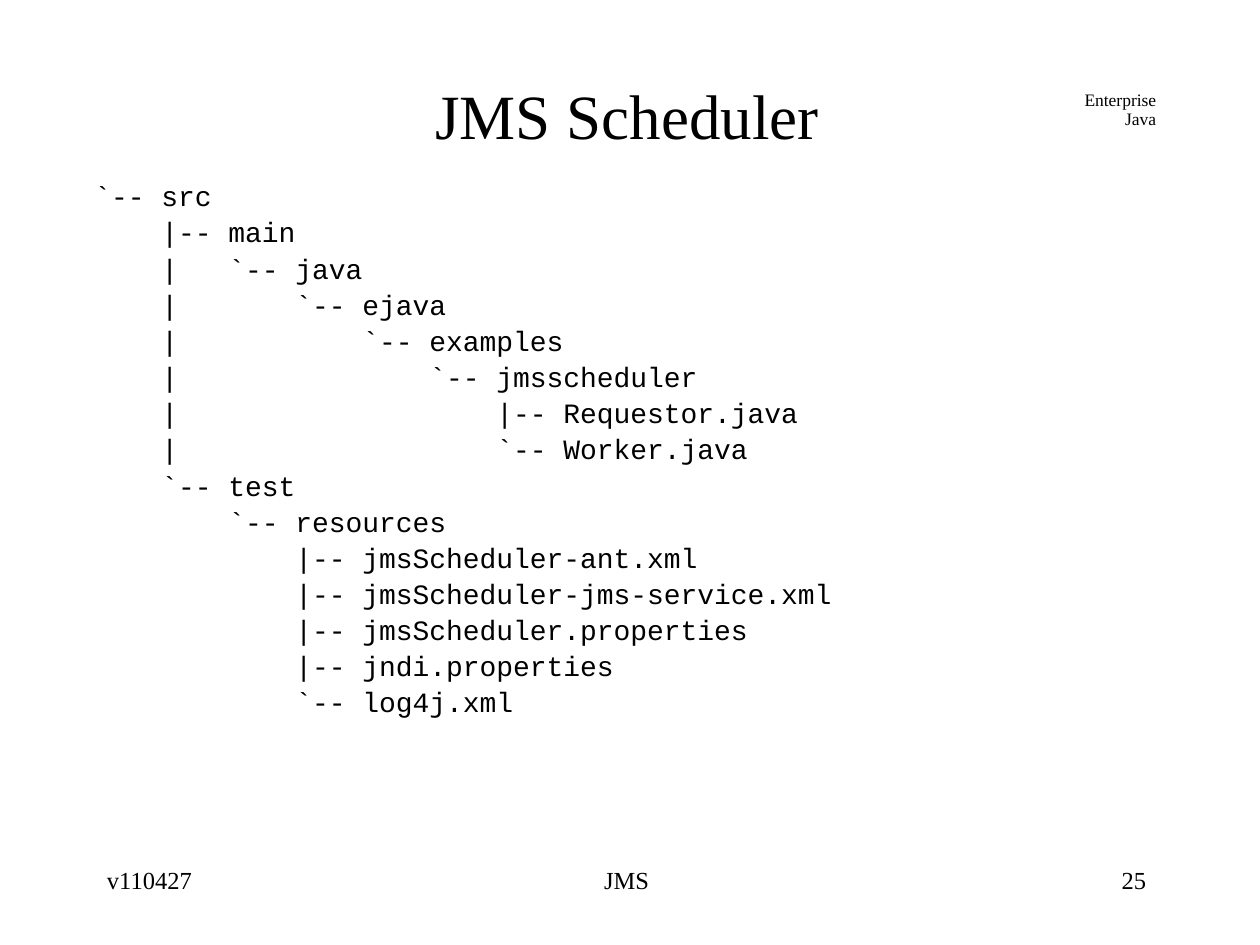
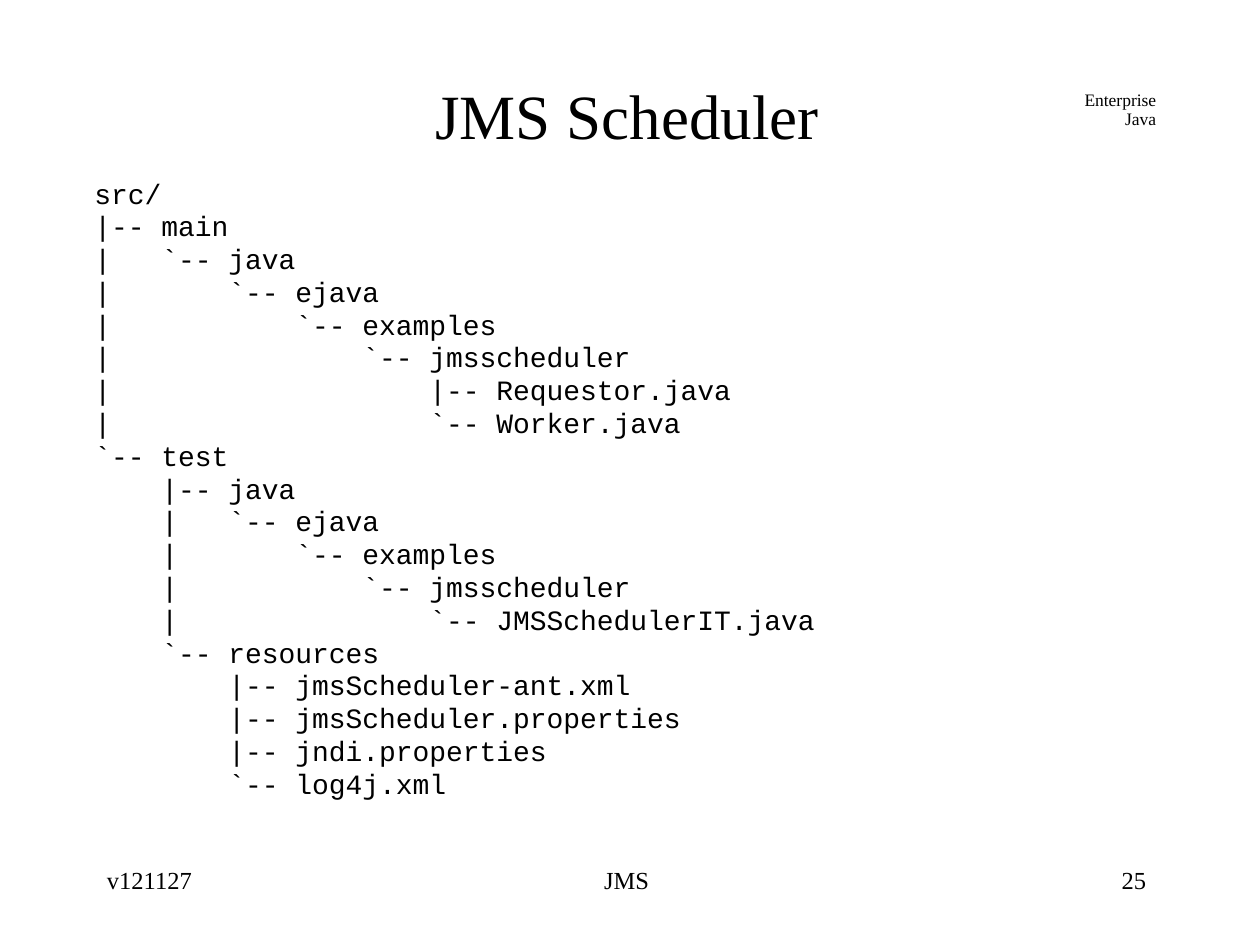
Before and after one commit to jcstaff/ejava-javaee, a slide deck: slide 25 of jmsCore/src/site/resources/lectures/jmsCore.ppt. Drawn at 1260x945 pixels with LibreOffice and Linux fonts; fonts in the diff are those of the drawing. Boxes give left, top, right and bottom in pixels: in the first picture for what was removed or moved away, otherwise in the second. Text is boxed around its words. In the diff, an @@ line names an element or a change of style, - is before the commit and + after.

Commit message:
updated JMS slides

```diff
--- a/jmsCore/src/site/resources/lectures/jmsCore.ppt
+++ b/jmsCore/src/site/resources/lectures/jmsCore.ppt
@@ text at <box>94,184,161,205</box>: text changed @@
-`-- src
+src/
@@ text at <box>161,217,731,800</box>: line spacing 0.66 to 0.56 @@
@@ text at <box>228,479,814,636</box>: paragraphs added @@
+|-- java
+| `-- ejava
+| `-- examples
+| `-- jmsscheduler
+| `-- JMSSchedulerIT.java
@@ text at <box>362,584,831,610</box>: paragraph removed @@
-|-- jmsScheduler-jms-service.xml
@@ text at <box>107,872,192,889</box>: text changed @@
-v110427
+v121127
```
Also in this commit, not shown: 82 other slides changed, 7 slides added, 8 slides removed.
